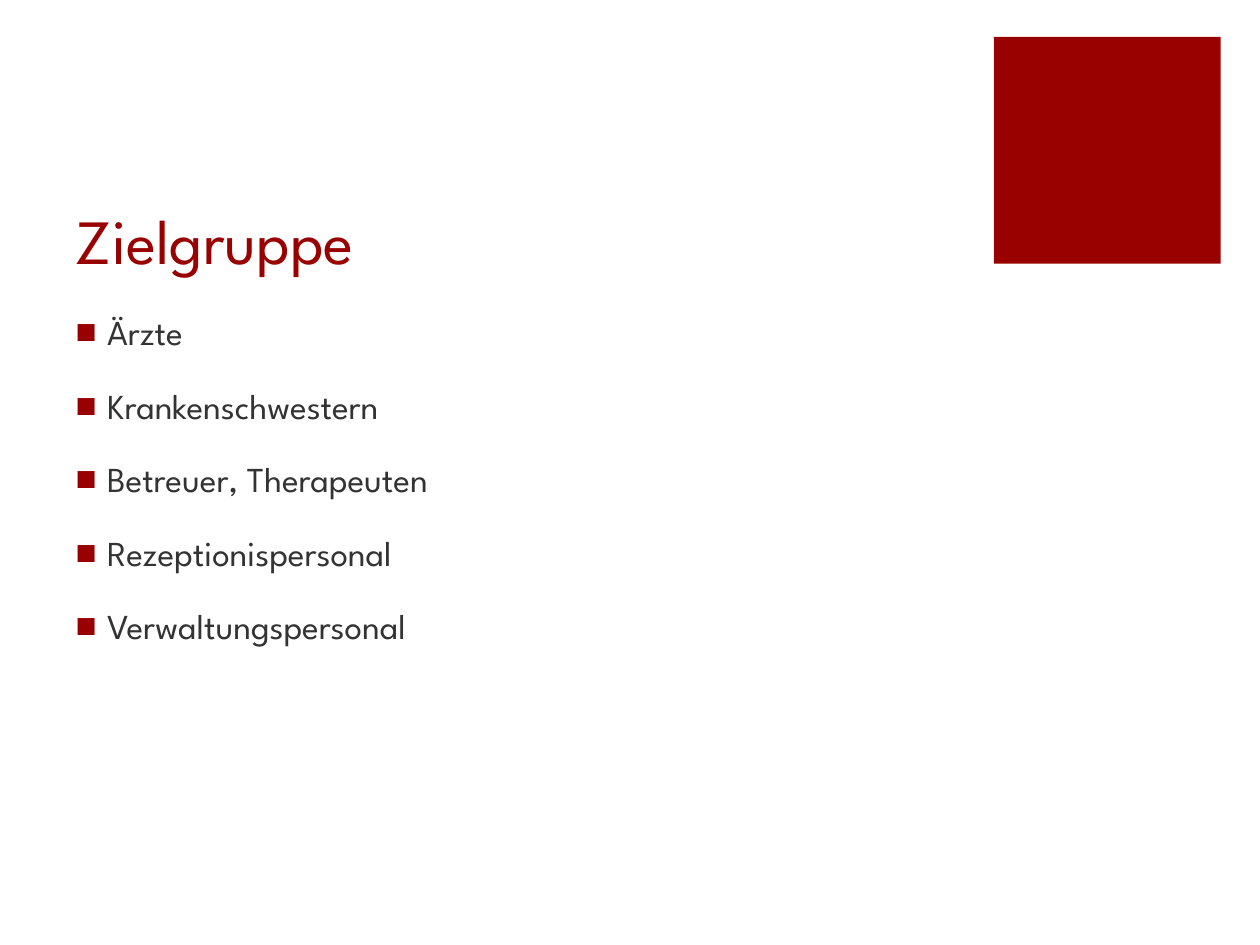
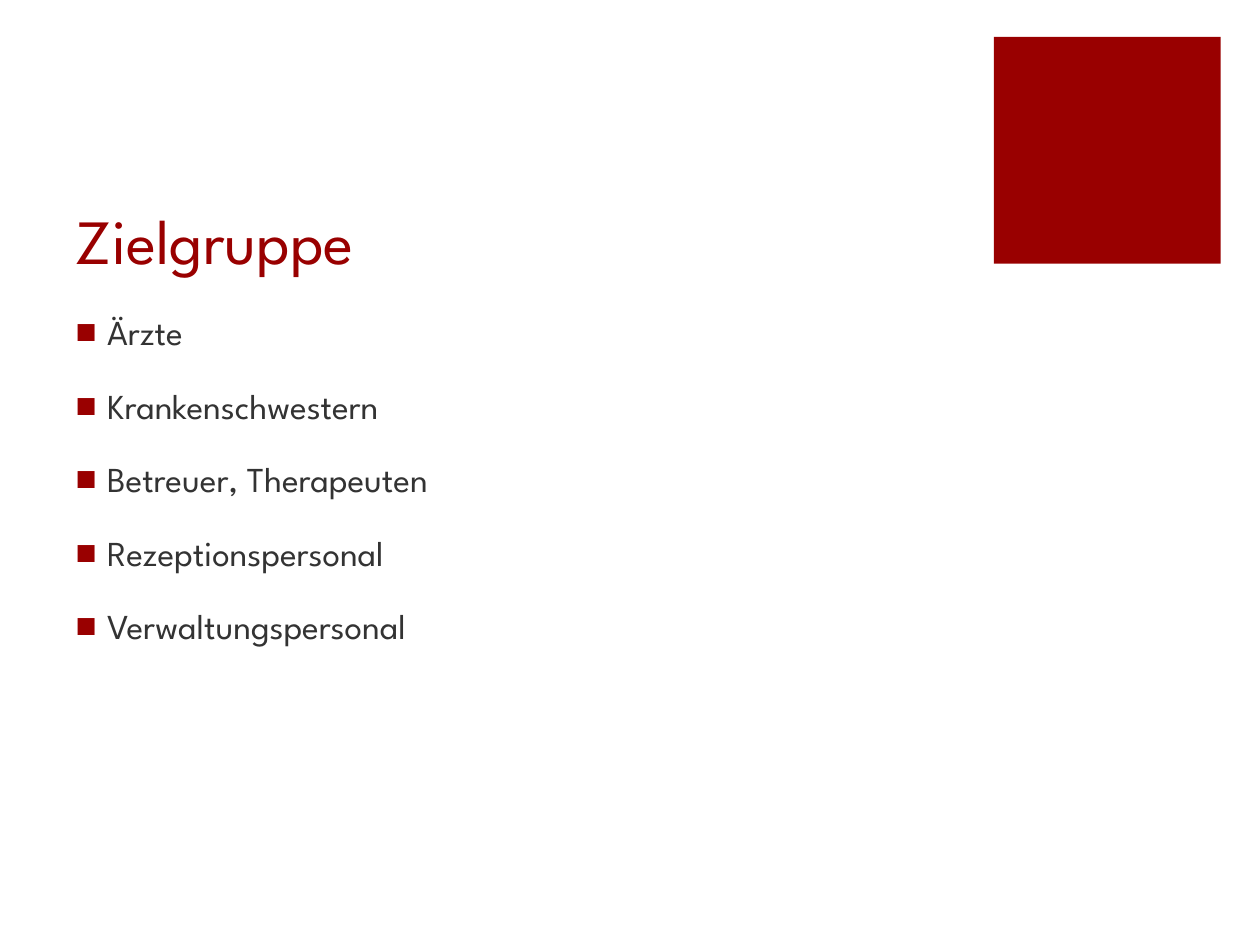
Before and after one commit to reubd1/ch.bfh.bti7081.s2013.red, a slide deck: slide 2 of ch.bfh.bti7081.s2013.red/doc/task02/P_Task01_Task02.pptx. Drawn at 1260x945 pixels with LibreOffice and Linux fonts; fonts in the diff are those of the drawing. Boxes give left, top, right and bottom in pixels: in the first picture for what was removed or moved away, otherwise in the second. Text is boxed around its words. In the diff, an @@ line names an element or a change of style, - is before the commit and + after.

```diff
--- a/ch.bfh.bti7081.s2013.red/doc/task02/P_Task01_Task02.pptx
+++ b/ch.bfh.bti7081.s2013.red/doc/task02/P_Task01_Task02.pptx
@@ text at <box>107,542,384,574</box>: text changed @@
-■ Rezeptionispersonal
+■ Rezeptionspersonal
```
Also in this commit, not shown: 2 other slides changed.
